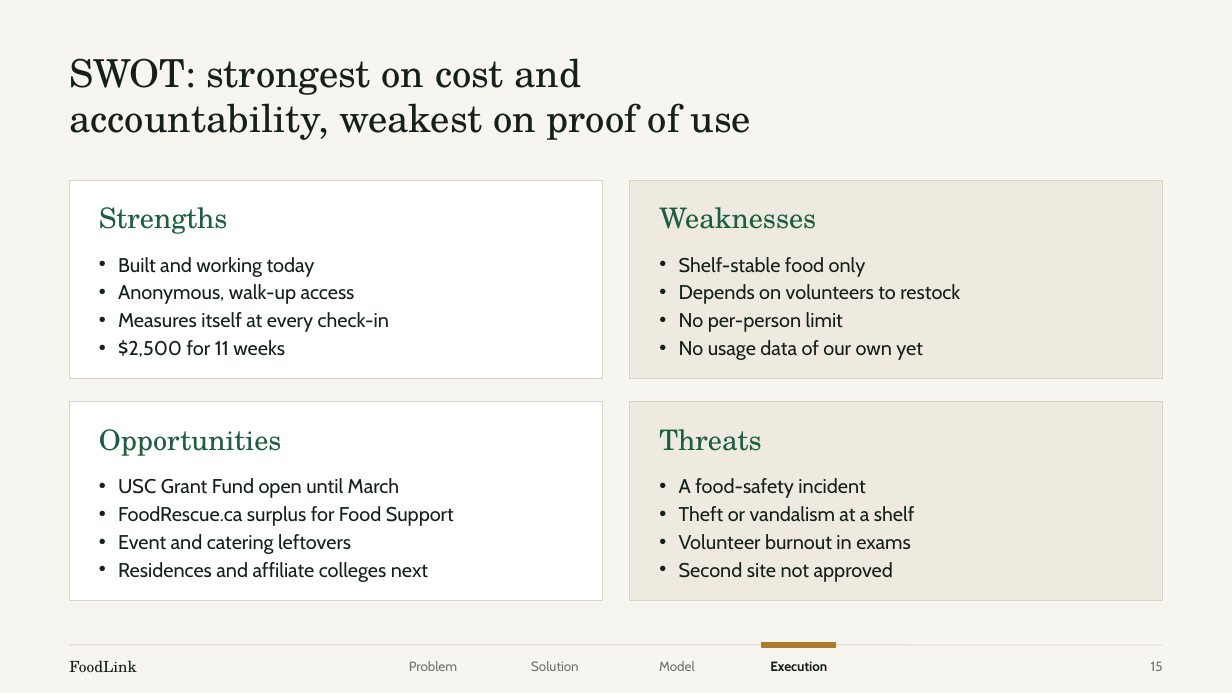
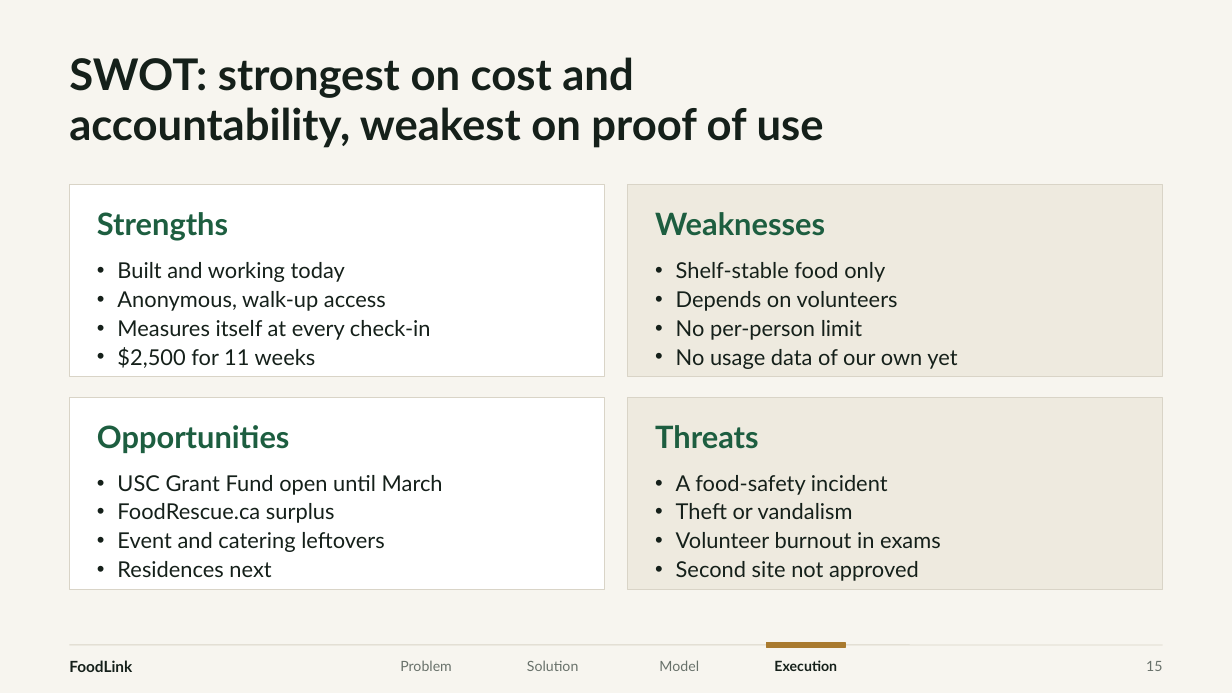
Before and after one commit to xingexu/aspire, a slide deck: slide 15 of deck/PBSN_ASPIRE_FoodLink.pptx. Drawn at 1232x693 pixels with LibreOffice and Linux fonts; fonts in the diff are those of the drawing. Boxes give left, top, right and bottom in pixels: in the first picture for what was removed or moved away, otherwise in the second. Text is boxed around its words. In the diff, an @@ line names an element or a change of style, - is before the commit and + after.

```diff
--- a/deck/PBSN_ASPIRE_FoodLink.pptx
+++ b/deck/PBSN_ASPIRE_FoodLink.pptx
@@ title "SWOT: strongest on cost and" at box(69, 57, 824, 148): size 30 to 34 pt, font TeX Gyre Schola to Lato, bold on; line spacing 0.98 to 0.95 @@
@@ rectangle: place and size @@
-rectangle at box(69, 180, 603, 379)
+rectangle at box(69, 185, 604, 377)
@@ rectangle: place and size @@
-rectangle at box(630, 180, 1164, 379)
+rectangle at box(628, 185, 1163, 377)
@@ text "Built and working today" at box(117, 262, 431, 368): size 15.5 to 17 pt, font Cabin to Lato; indent changed; less space between paragraphs @@
@@ text at box(676, 262, 957, 369): size 15.5 to 17 pt, font Cabin to Lato in "Shelf-stable food only", "No per-person limit", "No usage data of our own yet"; indent changed; less space between paragraphs @@
@@ text at box(676, 291, 898, 311): text changed; size 15.5 to 17 pt; font Cabin to Lato @@
-• Depends on volunteers to restock
+• Depends on volunteers
@@ rectangle: place and size @@
-rectangle at box(69, 402, 603, 601)
+rectangle at box(69, 397, 604, 590)
@@ rectangle: place and size @@
-rectangle at box(630, 402, 1164, 601)
+rectangle at box(628, 397, 1163, 590)
@@ size 22 to 24 pt, font TeX Gyre Schola to Lato, bold on in 4 elements at box(97, 212, 228, 241), box(97, 425, 290, 453), box(655, 212, 825, 236), box(655, 425, 758, 449) @@
@@ text at box(117, 475, 443, 552): size 15.5 to 17 pt, font Cabin to Lato in "USC Grant Fund open until March", "Event and catering leftovers"; indent changed; less space between paragraphs @@
@@ text at box(676, 475, 941, 581): size 15.5 to 17 pt, font Cabin to Lato in "A food-safety incident", "Volunteer burnout in exams", "Second site not approved"; indent changed; less space between paragraphs @@
@@ text at box(117, 503, 335, 523): text changed; size 15.5 to 17 pt; font Cabin to Lato @@
-• FoodRescue.ca surplus for Food Support
+• FoodRescue.ca surplus
@@ text at box(676, 503, 853, 519): text changed; size 15.5 to 17 pt; font Cabin to Lato @@
-• Theft or vandalism at a shelf
+• Theft or vandalism
@@ text at box(117, 561, 271, 577): text changed; size 15.5 to 17 pt; font Cabin to Lato @@
-• Residences and affiliate colleges next
+• Residences next
@@ text "FoodLink" at box(69, 660, 132, 672): font TeX Gyre Schola to Lato, bold on @@
@@ size 10.5 to 11 pt, font Cabin to Lato, text colour #6B746D to #68716A in 4 elements at box(1146, 661, 1162, 671), box(527, 660, 578, 671), box(659, 660, 699, 671), box(400, 660, 452, 671) @@
@@ text "Problem": place and size @@
-text "Problem" at box(409, 661, 457, 671)
+text "Problem" at box(400, 660, 452, 671)
@@ text "Execution" at box(774, 660, 837, 671): size 10.5 to 11 pt, font Cabin to Lato @@
@@ rectangle: place and size @@
-rectangle at box(762, 643, 836, 648)
+rectangle at box(767, 643, 846, 648)
```
Also in this commit, not shown: 19 other slides changed, 18 other files.
